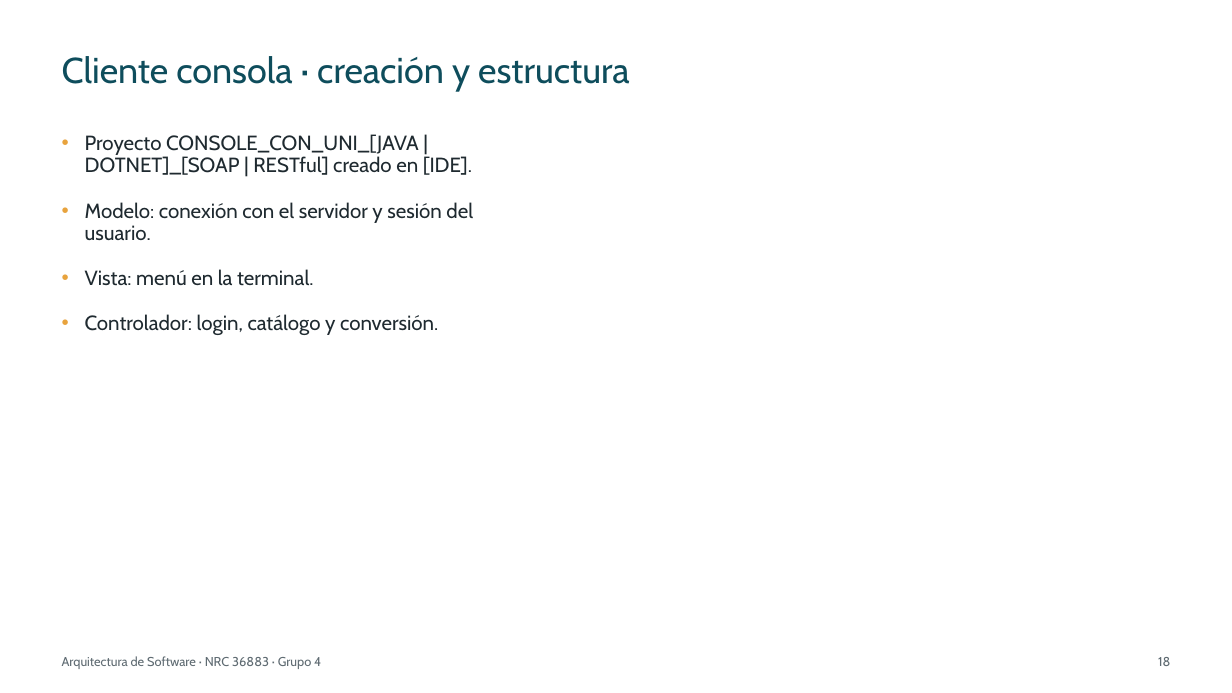
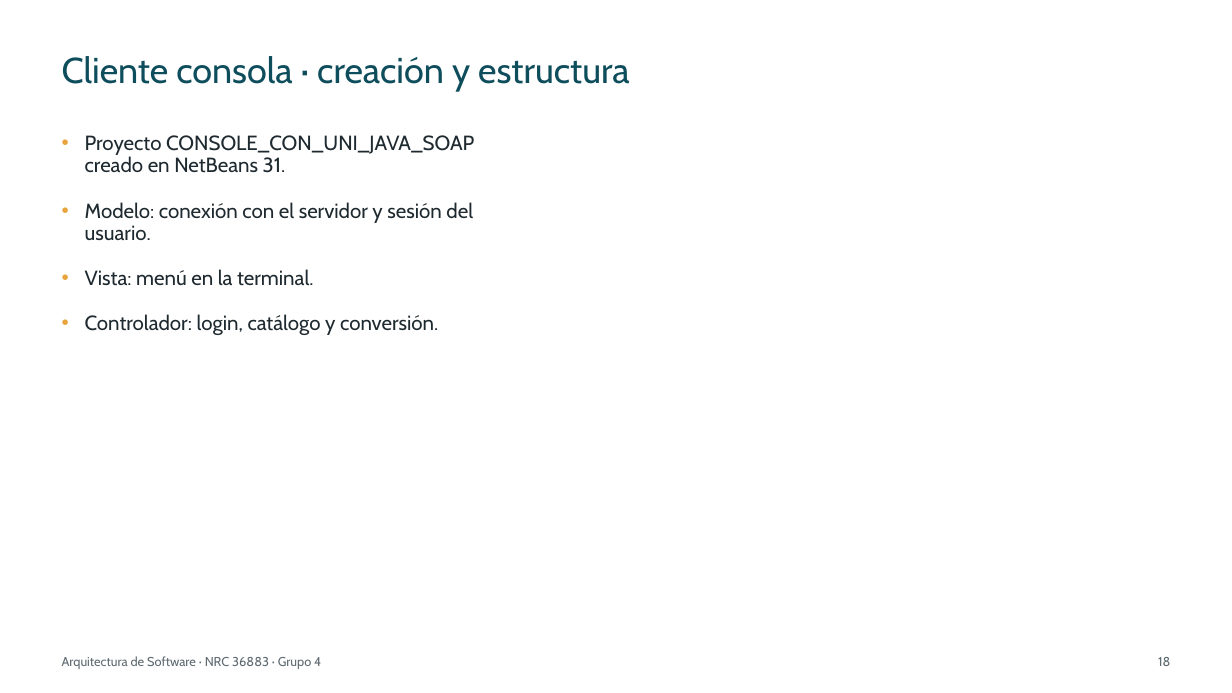
Before and after one commit to IMarcusDev/TI.1.1.-PAO202651_SOAP_JAVA_SINBDD_NRC_36883_GR04, a slide deck: slide 18 of 05. DOCUMENTACION/PRESENTACION TI.1.1. SOAP sin BDD en JAVA GR4.pptx. Drawn at 1232x693 pixels with LibreOffice and Linux fonts; fonts in the diff are those of the drawing. Boxes give left, top, right and bottom in pixels: in the first picture for what was removed or moved away, otherwise in the second. Text is boxed around its words. In the diff, an @@ line names an element or a change of style, - is before the commit and + after.

```diff
--- a/05. DOCUMENTACION/PRESENTACION TI.1.1. SOAP sin BDD en JAVA GR4.pptx
+++ b/05. DOCUMENTACION/PRESENTACION TI.1.1. SOAP sin BDD en JAVA GR4.pptx
@@ text at (x1=85, y1=135, x2=474, y2=173): text changed @@
-• Proyecto CONSOLE_CON_UNI_[JAVA | DOTNET]_[SOAP | RESTful] creado en [IDE].
+• Proyecto CONSOLE_CON_UNI_JAVA_SOAP creado en NetBeans 31.
```
Also in this commit, not shown: 27 other slides changed.
